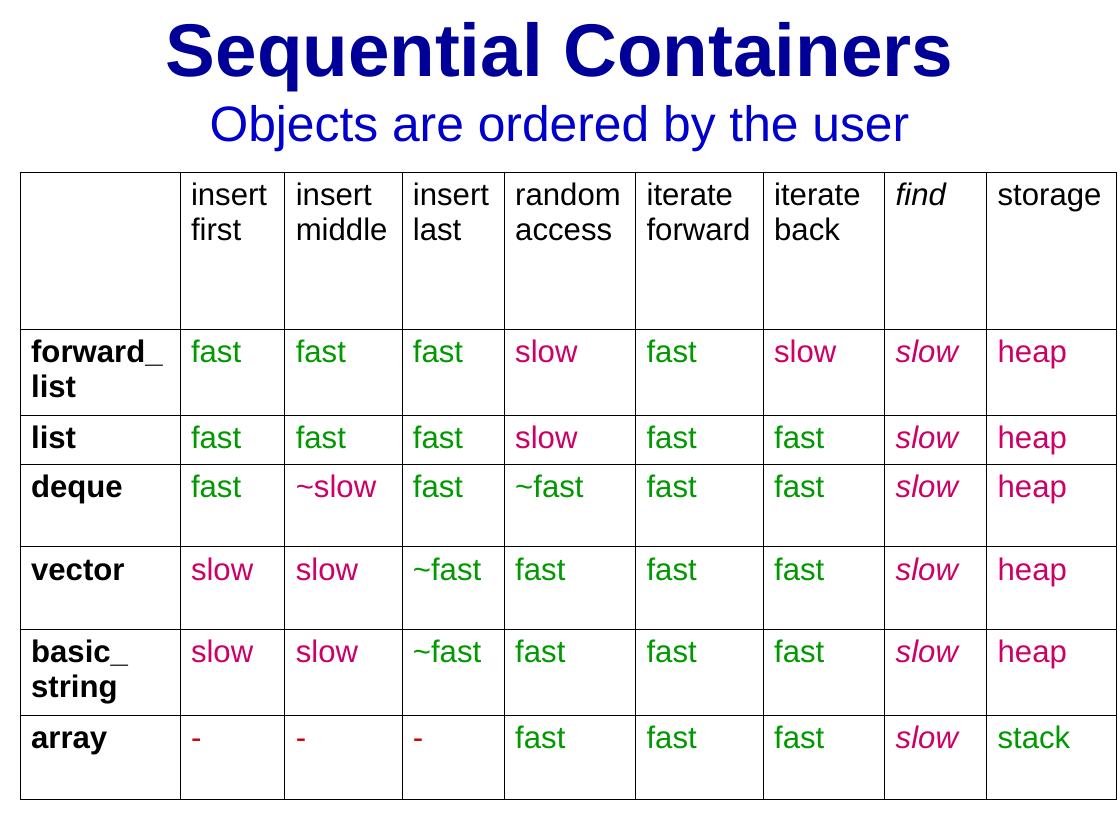
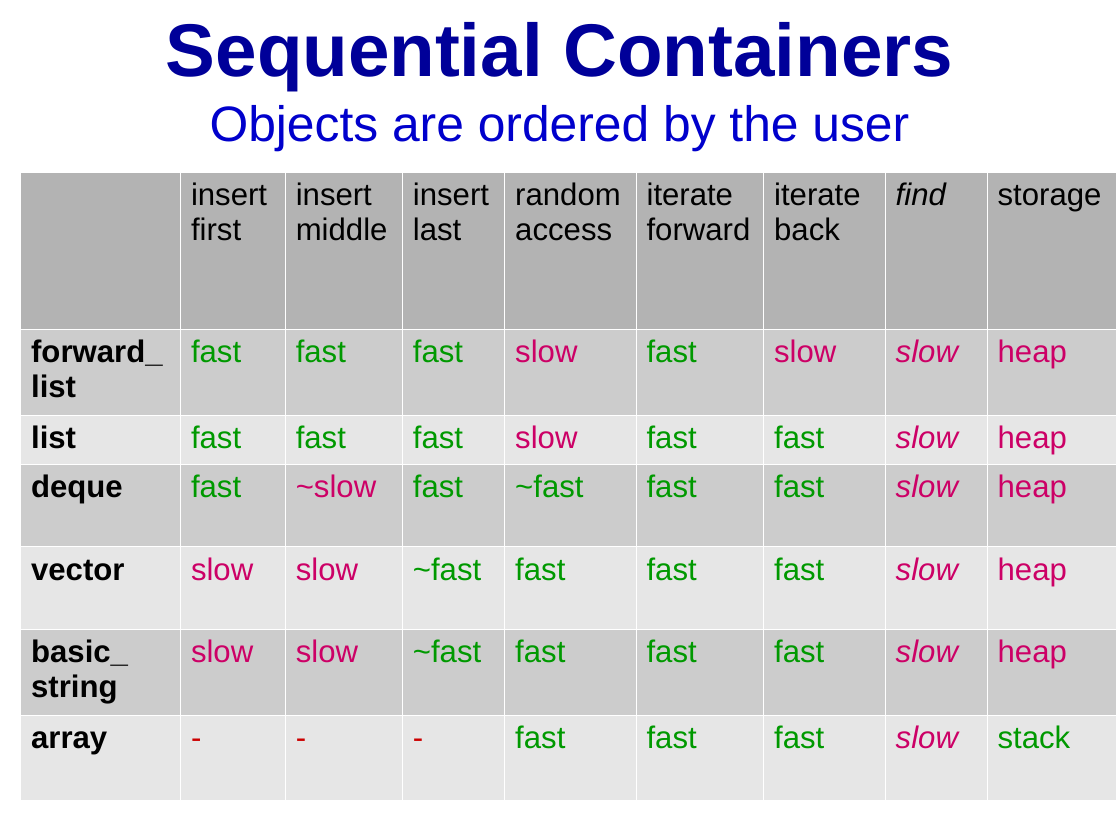
Before and after one commit to cpp-at-ariel/cpp-5780, a slide deck: slide 5 of 10-stl-containers/slides-containers.odp. Drawn at 1120x840 pixels with LibreOffice and Linux fonts; fonts in the diff are those of the drawing. Boxes give left, top, right and bottom in pixels: in the first picture for what was removed or moved away, otherwise in the second. Text is boxed around its words. In the diff, an @@ line names an element or a change of style, - is before the commit and + after.

```diff
--- a/10-stl-containers/slides-containers.odp
+++ b/10-stl-containers/slides-containers.odp
@@ table at [20, 172, 1118, 800] @@
@@ fill none to #B3B3B3 in 8 cells @@
@@ fill none to #CCCCCC in 27 cells @@
@@ fill none to #E6E6E6 in 27 cells @@
@@ borders changed @@
```
Also in this commit, not shown: 1 other slide changed, 7 slides removed, 6 other files.
